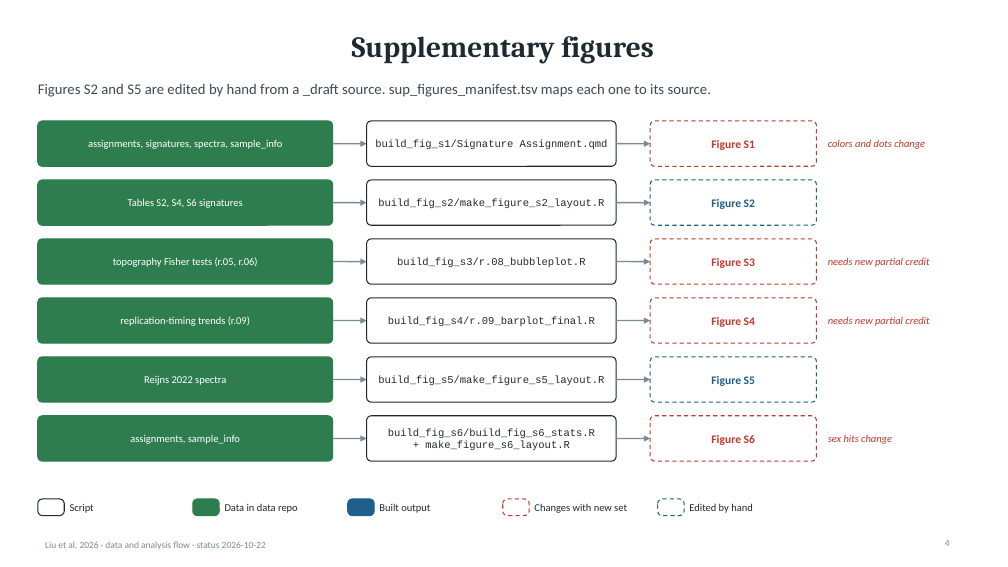
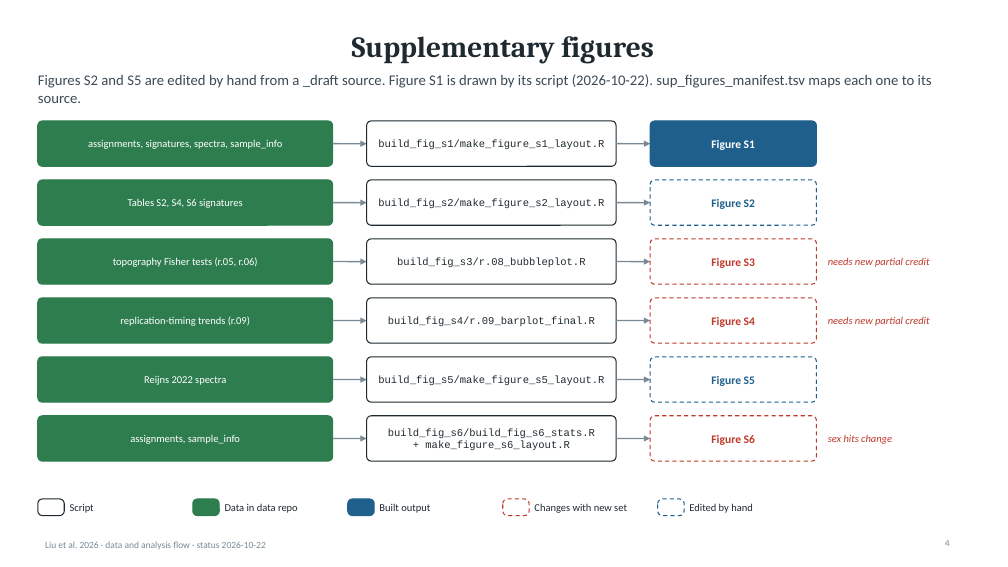
Before and after one commit to liumoLM/Liu2024, a slide deck: slide 4 of data_and_analysis_flow.pptx. Drawn at 1008x567 pixels with LibreOffice and Linux fonts; fonts in the diff are those of the drawing. Boxes give left, top, right and bottom in pixels: in the first picture for what was removed or moved away, otherwise in the second. Text is boxed around its words. In the diff, an @@ line names an element or a change of style, - is before the commit and + after.

```diff
--- a/data_and_analysis_flow.pptx
+++ b/data_and_analysis_flow.pptx
@@ text at (x1=38, y1=74, x2=932, y2=103): text changed @@
-Figures S2 and S5 are edited by hand from a _draft source. sup_figures_manifest.tsv maps each one to its source.
+Figures S2 and S5 are edited by hand from a _draft source. Figure S1 is drawn by its script (2026-10-22). sup_figures_manifest.tsv maps each one to its source.
@@ text in rounded rectangle at (x1=378, y1=140, x2=604, y2=149): text changed @@
-build_fig_s1/Signature Assignment.qmd
+build_fig_s1/make_figure_s1_layout.R
@@ rounded rectangle "Figure S1" at (x1=650, y1=121, x2=817, y2=166): text colour #C0392B to #FFFFFF; fill #FFFFFF to #1F5F8B; outline #C0392B 1 pt dashed to #1F5F8B 1 pt @@
@@ text removed at (x1=828, y1=139, x2=925, y2=149) @@
-colors and dots change
```
Also in this commit, not shown: 10 other files.
